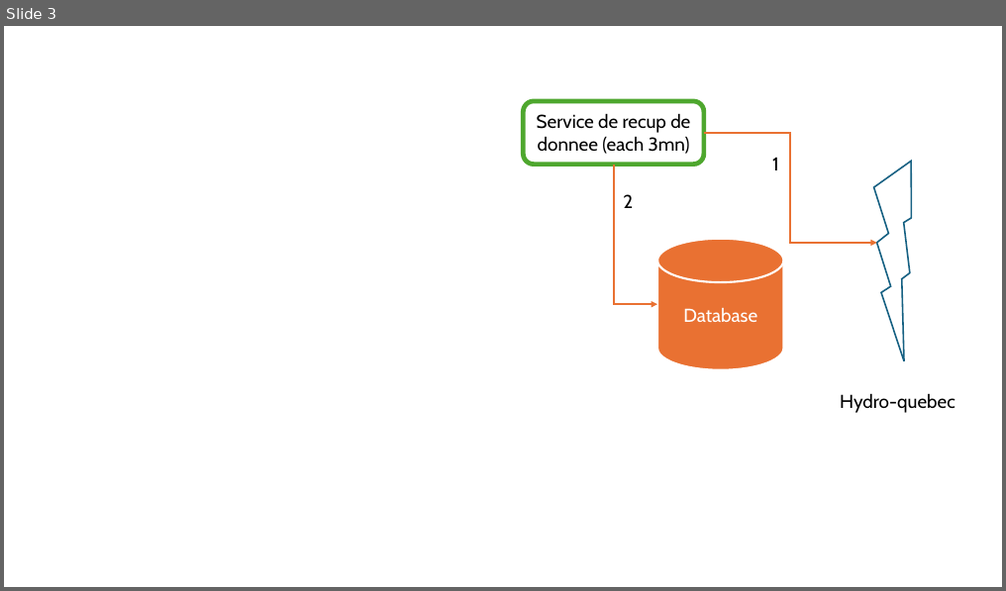
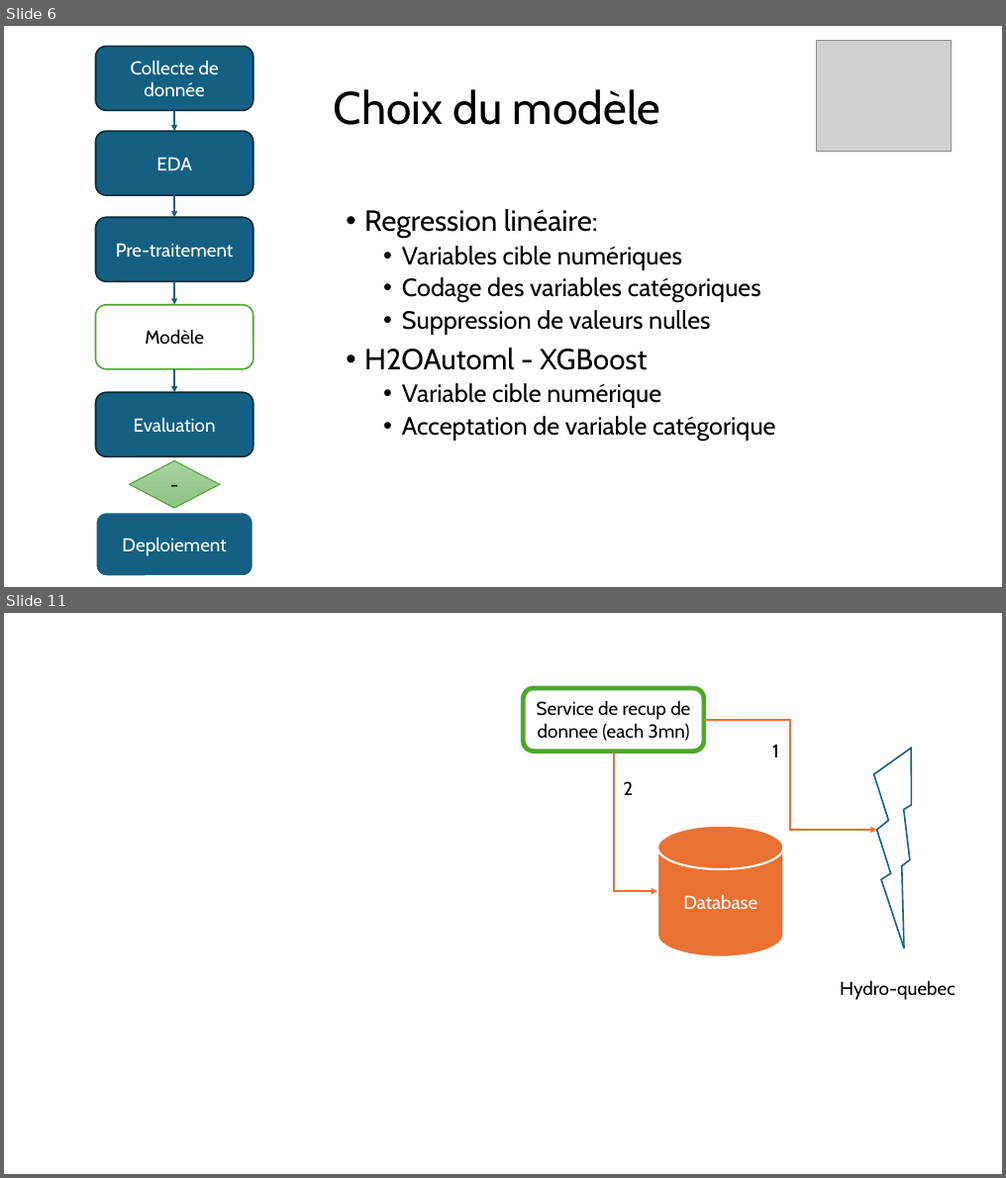
Before and after one commit to seelfidha/hydro-quebec-prediction, a slide deck: prez/architecture.pptx. Shown one above the other, each under a label of ours: slide 3 before the commit, slides 6 and 11 after it; the slides between them are not shown. The pictures are 1006x591 and 1006x1178 pixels, drawn with LibreOffice and Linux fonts; fonts in the diff are those of the drawing; grey boxes stand for pictures. Boxes give left, top, right and bottom in pixels: in the first picture for what was removed or moved away, otherwise in the second. Text is boxed around its words. In the diff, an @@ line names an element or a change of style, - is before the commit and + after.

Commit message:
fix sql queries, used variables, log and presentation

```diff
--- a/prez/architecture.pptx
+++ b/prez/architecture.pptx
@@ slide 6 added at <box>4,26,1002,587</box>, background #FFFFFF @@
@@ rounded rectangle added at <box>95,46,253,110</box>, fill #156082, outline #092A39 1.5 pt, 18 pt, text #FFFFFF @@
+Collecte de donnée
@@ picture added at <box>816,40,951,151</box> @@
@@ arrow added from (174, 110) to (174, 131), #156082 1.5 pt @@
@@ title added at <box>334,89,661,125</box>, 44 pt, text #000000 @@
+Choix du modèle
@@ rounded rectangle added at <box>95,131,253,195</box>, fill #156082, outline #092A39 1.5 pt, 18 pt, text #FFFFFF @@
+EDA
@@ arrow added from (174, 195) to (174, 218), #156082 1.5 pt @@
@@ rounded rectangle added at <box>95,218,253,282</box>, fill #156082, outline #092A39 1.5 pt, 18 pt, text #FFFFFF @@
+Pre-traitement
@@ text added at <box>364,209,776,441</box>, 24 pt, text #000000 @@
+• Regression linéaire:
+  • Variables cible numériques
+  • Codage des variables catégoriques
+  • Suppression de valeurs nulles
+• H2OAutoml - XGBoost
+  • Variable cible numérique
+  • Acceptation de variable catégorique
@@ arrow added from (174, 282) to (174, 305), #156082 1.5 pt @@
@@ rounded rectangle added at <box>95,305,253,370</box>, fill #FFFFFF, outline #4EA72E 1.5 pt, 18 pt, text #000000 @@
+Modèle
@@ arrow added from (174, 370) to (174, 393), #156082 1.5 pt @@
@@ rounded rectangle added at <box>95,393,253,458</box>, fill #156082, outline #092A39 1.5 pt, 18 pt, text #FFFFFF @@
+Evaluation
@@ diamond added at <box>129,461,219,508</box>, fill gradient #A8D5A0 to #9CCA94 to #8AC680, outline #4EA72E 1 pt, 18 pt, text #000000 @@
+-
@@ rounded rectangle added at <box>95,513,253,577</box>, fill #156082, outline #FFFFFF 2 pt, 18 pt, text #FFFFFF @@
+Deploiement
@@ what was slide 3 is now slide 11 @@
```
Also in this commit, not shown: 2 slides changed, 14 other slides added, 5 other files.
